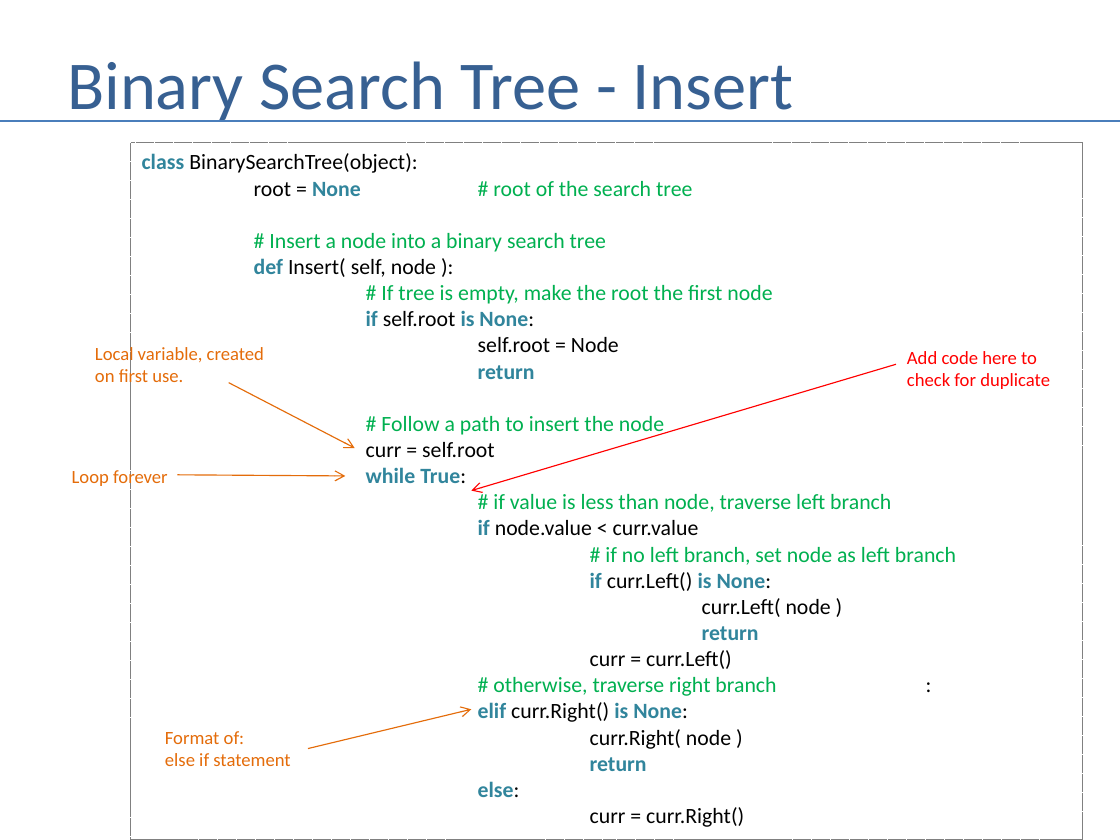
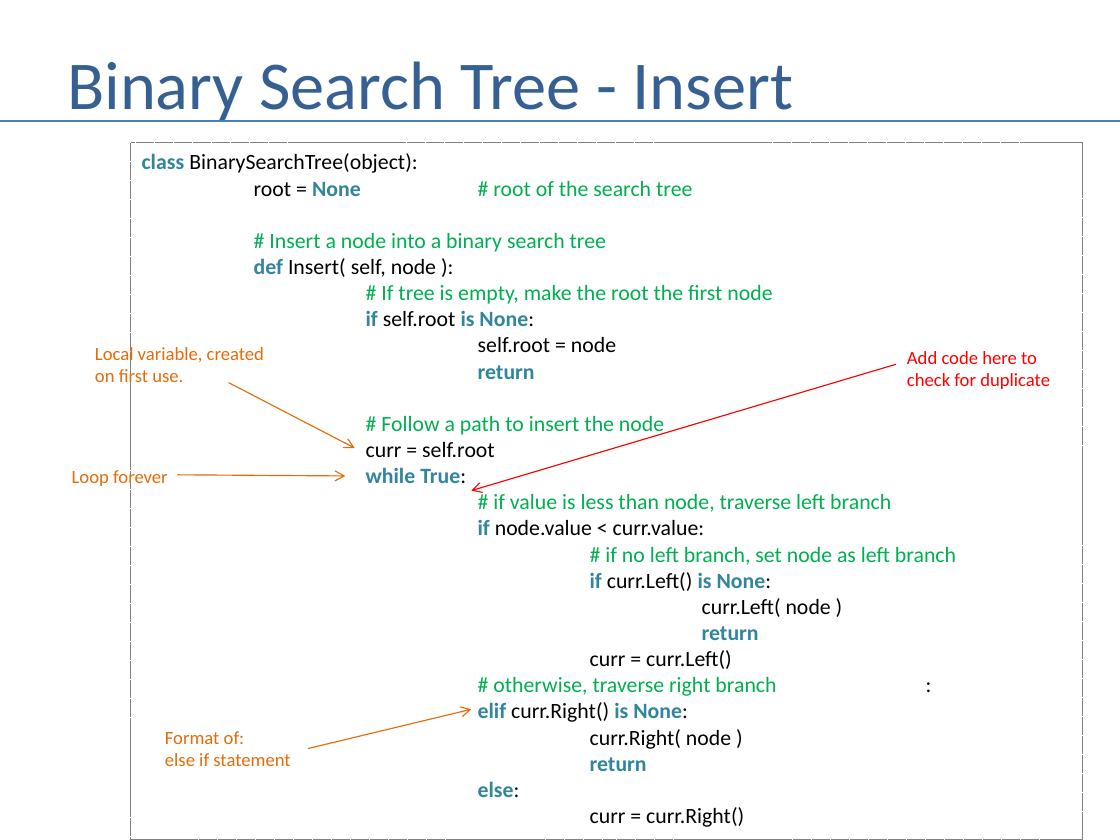
Before and after one commit to andrewferlitsch/Portland-Data-Science-Group, a slide deck: slide 45 of Presentations/Whiteboarding.pptx. Drawn at 1120x840 pixels with LibreOffice and Linux fonts; fonts in the diff are those of the drawing. Boxes give left, top, right and bottom in pixels: in the first picture for what was removed or moved away, otherwise in the second. Text is boxed around its words. In the diff, an @@ line names an element or a change of style, - is before the commit and + after.

```diff
--- a/Presentations/Whiteboarding.pptx
+++ b/Presentations/Whiteboarding.pptx
@@ text in rectangle at box(478, 337, 616, 352): text changed @@
-self.root = Node
+self.root = node
@@ text in rectangle at box(478, 520, 704, 535): text changed @@
-if node.value < curr.value
+if node.value < curr.value:
```
Also in this commit, not shown: 4 other slides changed, 2 other files.
